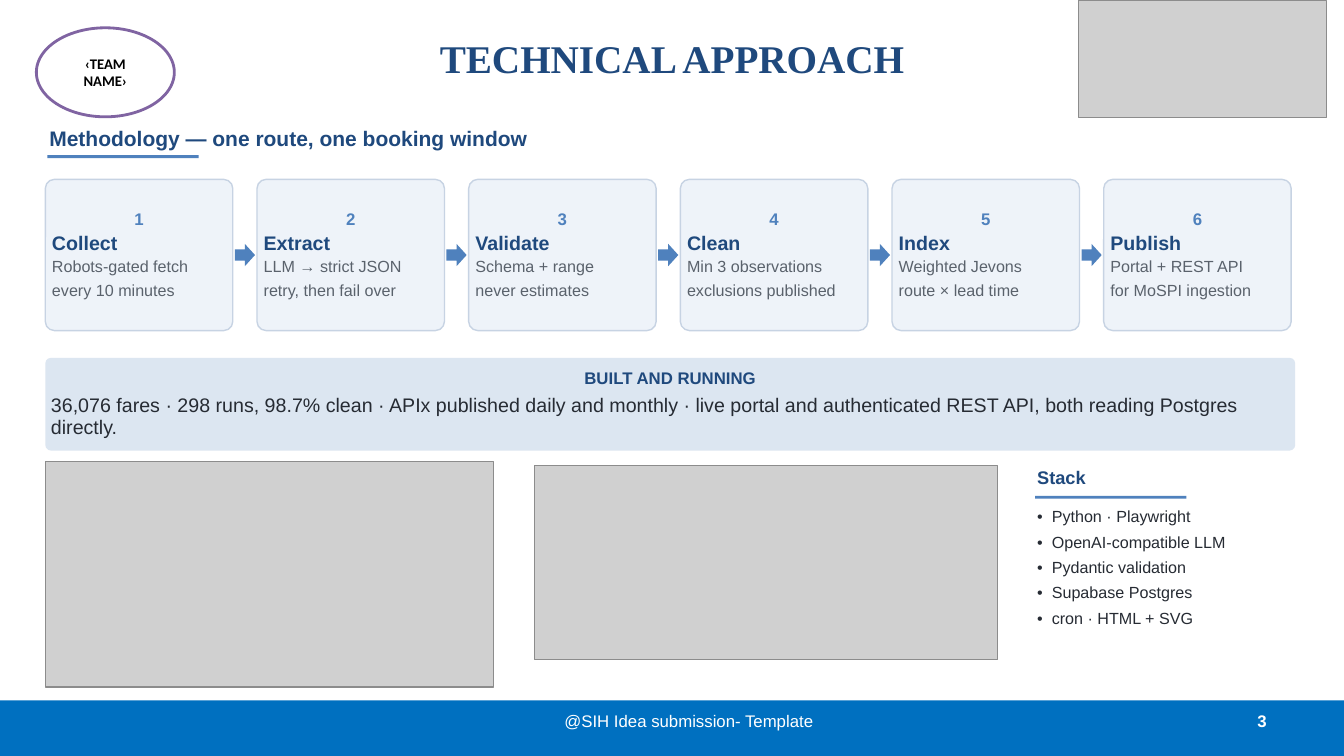
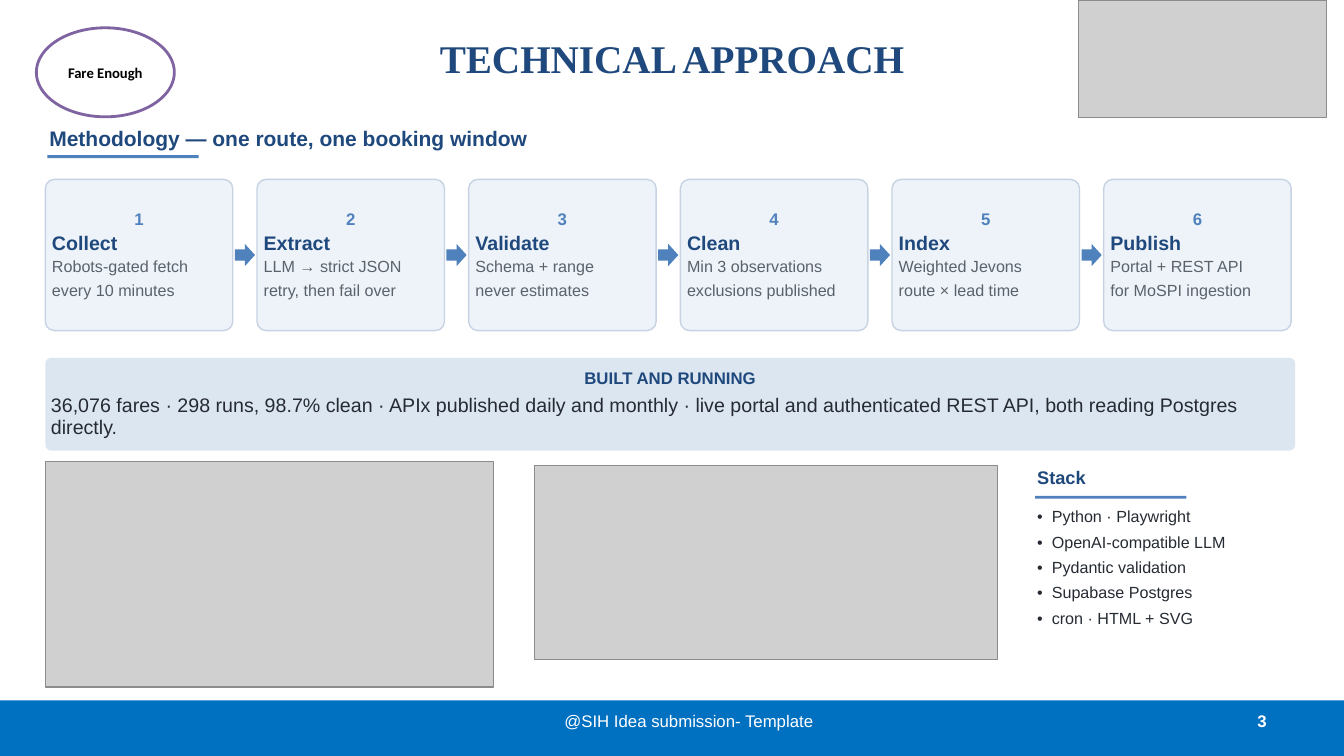
Before and after one commit to BradCage-afk/sih-2026-airfare-index, a slide deck: slide 3 of SIH26056-Idea-Presentation.pptx. Drawn at 1344x756 pixels with LibreOffice and Linux fonts; fonts in the diff are those of the drawing; grey boxes stand for pictures. Boxes give left, top, right and bottom in pixels: in the first picture for what was removed or moved away, otherwise in the second. Text is boxed around its words. In the diff, an @@ line names an element or a change of style, - is before the commit and + after.

```diff
--- a/SIH26056-Idea-Presentation.pptx
+++ b/SIH26056-Idea-Presentation.pptx
@@ text in ellipse at bbox=[68, 67, 142, 81]: text changed @@
-‹TEAM NAME›
+Fare Enough
```
Also in this commit, not shown: 5 other slides changed, 5 other files.
